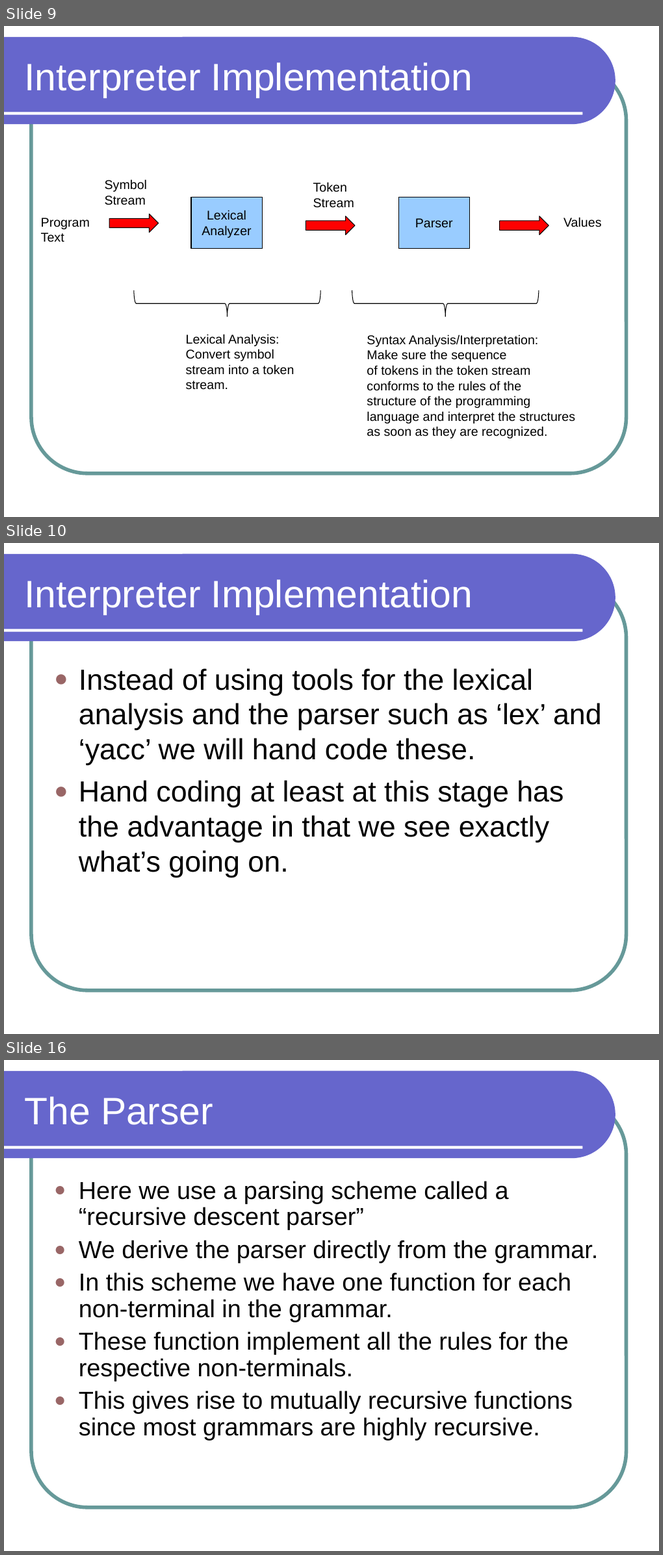
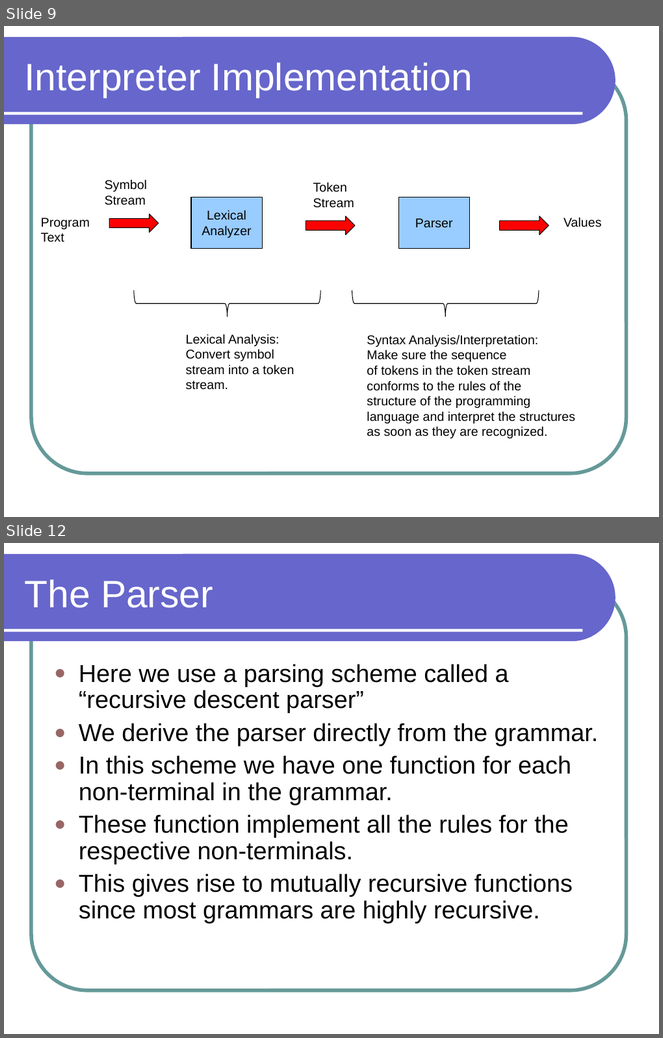
Before and after one commit to lutzhamel/CSC301, a slide deck: notes/csc301-ln012.ppt. Shown one above the other, each under a label of ours: slides 9, 10 and 16 before the commit, slides 9 and 12 after it; the slides between them are not shown. The pictures are 663x1555 and 663x1038 pixels, drawn with LibreOffice and Linux fonts; fonts in the diff are those of the drawing. Boxes give left, top, right and bottom in pixels: in the first picture for what was removed or moved away, otherwise in the second. Text is boxed around its words. In the diff, an @@ line names an element or a change of style, - is before the commit and + after.

```diff
--- a/notes/csc301-ln012.ppt
+++ b/notes/csc301-ln012.ppt
@@ slide 10 removed at box(4, 543, 659, 1034), background #FFFFFF; not listed: 3 template elements that a slide beside it also shows @@
@@ title removed at box(25, 579, 473, 615) @@
-Interpreter Implementation
@@ text removed at box(79, 668, 602, 878) @@
-● Instead of using tools for the lexical analysis and the parser such as ‘lex’ and ‘yacc’ we will hand code these.
-● Hand coding at least at this stage has the advantage in that we see exactly what’s going on.
@@ what was slide 16 is now slide 12 @@
```
Also in this commit, not shown: 12 slides changed, 3 other slides removed, 4 other files.
